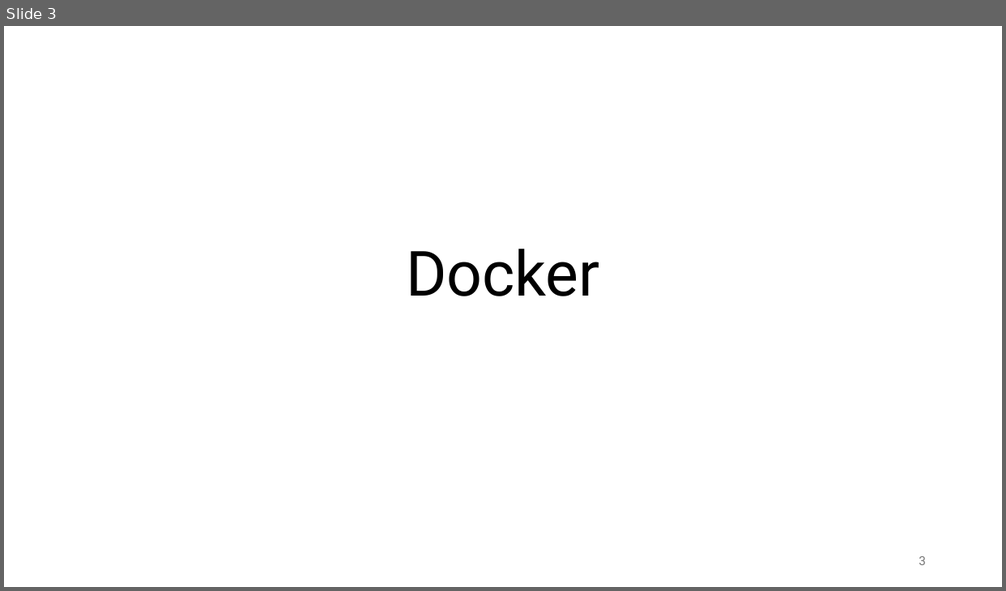
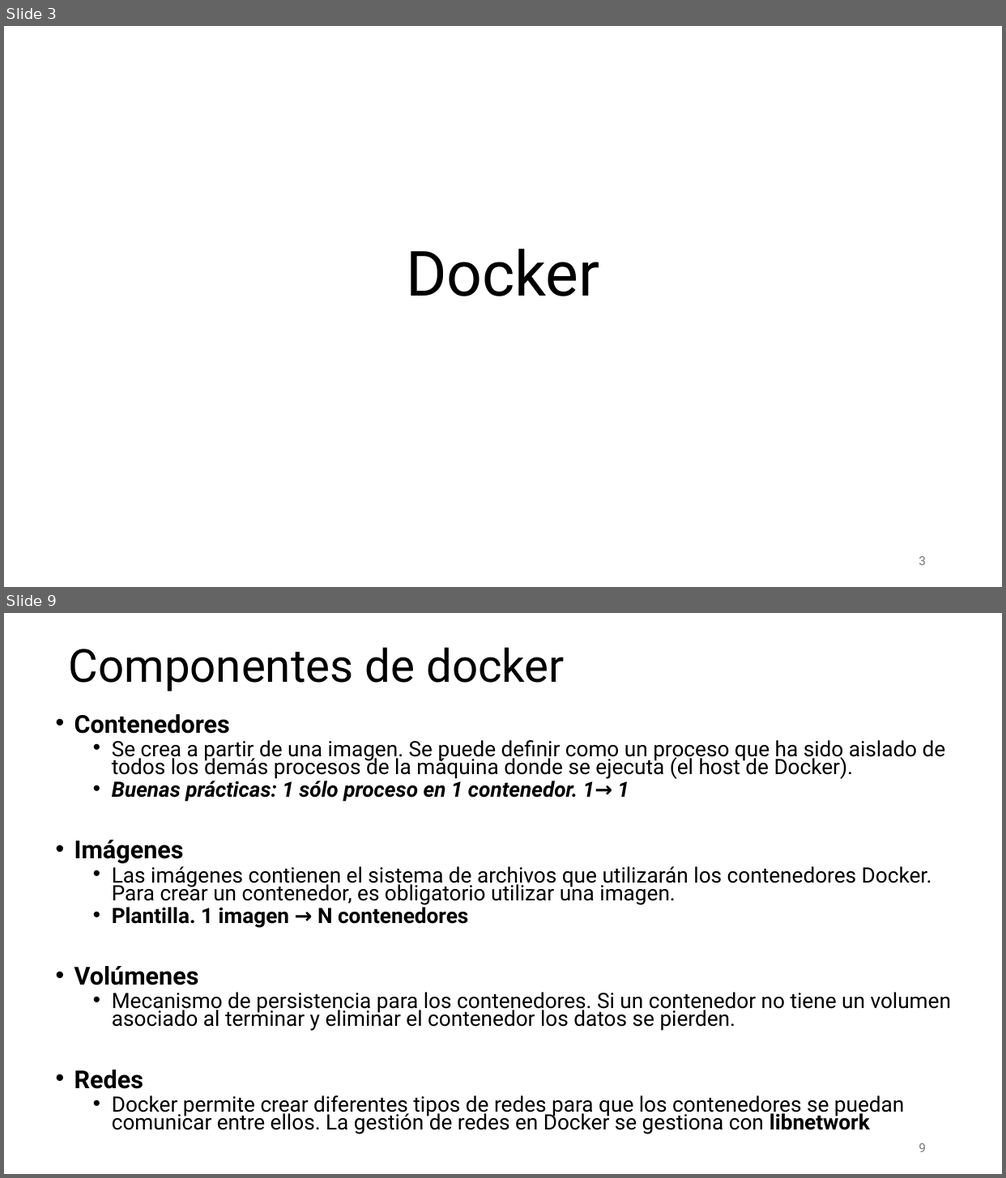
Before and after one commit to aldebarran22/CURSO_CPP_SERVICIOS_30H, a slide deck: doc/7_Despliegue_microservicios_docker_kubernetes.pptx. Shown one above the other, each under a label of ours: slide 3 before the commit, slides 3 and 9 after it; the slides between them are not shown. The pictures are 1006x591 and 1006x1178 pixels, drawn with LibreOffice and Linux fonts; fonts in the diff are those of the drawing. Boxes give left, top, right and bottom in pixels: in the first picture for what was removed or moved away, otherwise in the second. Text is boxed around its words. In the diff, an @@ line names an element or a change of style, - is before the commit and + after.

```diff
--- a/doc/7_Despliegue_microservicios_docker_kubernetes.pptx
+++ b/doc/7_Despliegue_microservicios_docker_kubernetes.pptx
@@ slide 9 added at <box>4,613,1002,1174</box>, background #FFFFFF @@
@@ title added at <box>69,647,565,692</box>, 44 pt, text #000000 @@
+Componentes de docker
@@ text added at <box>74,714,951,1135</box>, 20.4 pt, text #000000 @@
+• Contenedores
+  • Se crea a partir de una imagen. Se puede definir como un proceso que ha sido aislado de todos los demás procesos de la máquina donde se ejecuta (el host de Docker).
+  • Buenas prácticas: 1 sólo proceso en 1 contenedor. 1→ 1
+• Imágenes
+  • Las imágenes contienen el sistema de archivos que utilizarán los contenedores Docker. Para crear un contenedor, es obligatorio utilizar una imagen.
+  • Plantilla. 1 imagen → N contenedores
+• Volúmenes
+  • Mecanismo de persistencia para los contenedores. Si un contenedor no tiene un volumen asociado al terminar y eliminar el contenedor los datos se pierden.
+• Redes
+  • Docker permite crear diferentes tipos de redes para que los contenedores se puedan comunicar entre ellos. La gestión de redes en Docker se gestiona con libnetwork
@@ page number added at <box>918,1144,926,1152</box>, 12 pt, text #797979 @@
+9
```
Also in this commit, not shown: 2 slides changed, 42 other slides added, 18 other files.
